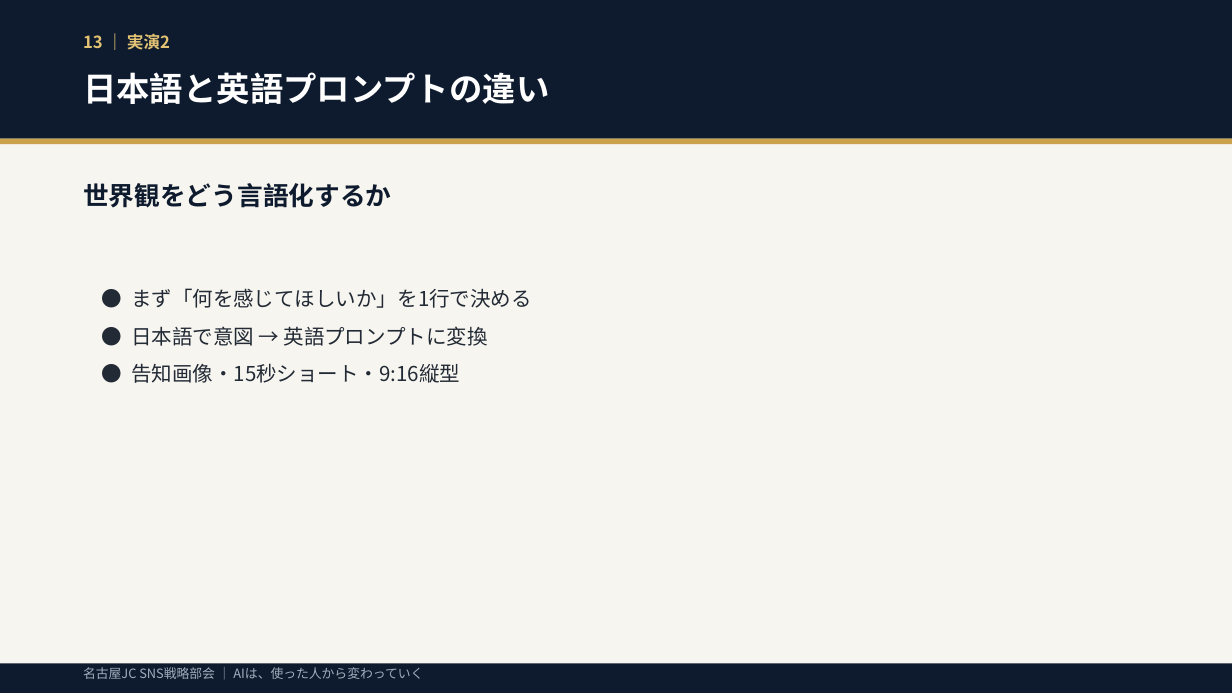
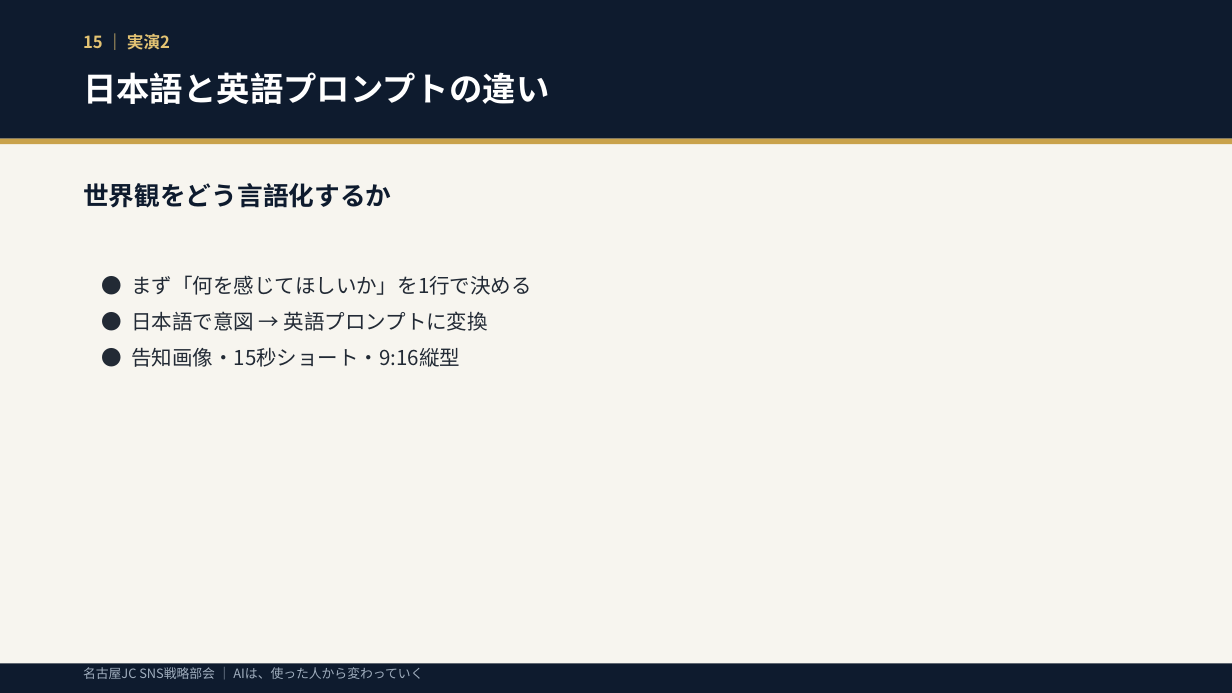
Before and after one commit to unaginobori1205/bushido-dev, a slide deck: slide 15 of ai_sns_seminar_deck.pptx (slide 13 before the commit). Drawn at 1232x693 pixels with LibreOffice and Linux fonts; fonts in the diff are those of the drawing. Boxes give left, top, right and bottom in pixels: in the first picture for what was removed or moved away, otherwise in the second. Text is boxed around its words. In the diff, an @@ line names an element or a change of style, - is before the commit and + after.

```diff
--- a/ai_sns_seminar_deck.pptx
+++ b/ai_sns_seminar_deck.pptx
@@ text at <box>83,34,170,50</box>: text changed @@
-13 ｜ 実演2
+15 ｜ 実演2
@@ text "● まず「何を感じてほしいか」を1行で決める": place and size @@
-text "● まず「何を感じてほしいか」を1行で決める" at <box>131,288,532,383</box>
+text "● まず「何を感じてほしいか」を1行で決める" at <box>131,275,532,367</box>
@@ text "● まず「何を感じてほしいか」を1行で決める" at <box>131,275,532,367</box>: less space between paragraphs @@
```
Also in this commit, not shown: 18 other slides changed, 2 slides added, 1 slide removed, 2 other files.
